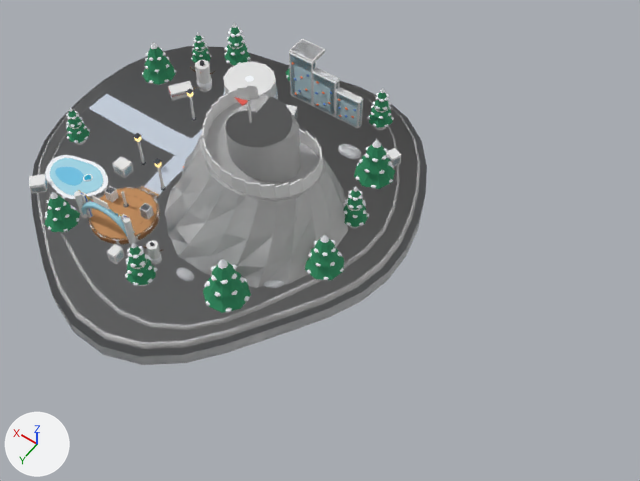
Renders of the glTF model packages/arquipelago/src/assets/ilhas/pico.glb from each side of a commit.
Rendered twice from a 50 mm lens placed at (-31.0, 31.2, 48.2), pointed at (-10.4, 2.4, 3.0). Arrows for +X, +Y and +Z are at lower left; the lights stay in place. The older version comes first.

Names of what the first picture shows: 'cenario', 'col-cil-iglu-1', 'col-parede-gelo-3', 'col-terreno', 'col-treno-1' and 45 more.
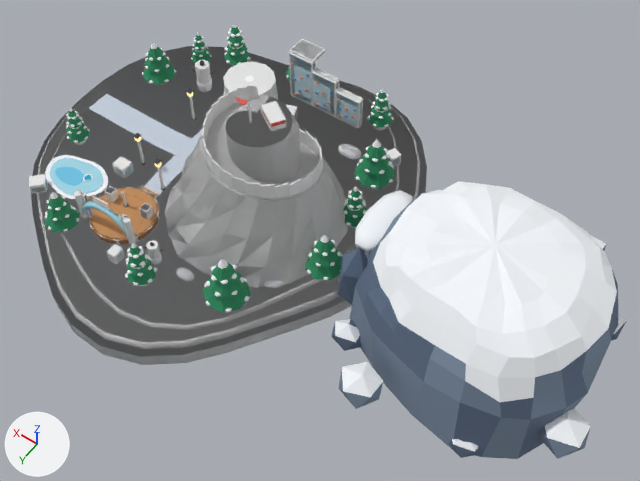
The change, as a list of edits to the scene's bpy script:
```text
Change ob_col_treno_1:
    ob_col_treno_1.location: (7.57, -4.34, 1.35) -> (-5.57, 0.54, 9.87)
    ob_col_treno_1.rotation_euler: (0.0, 0.0, -0.611) -> (0.0, 0.0, 1.013)  # degrees (0, 0, -35) -> degrees (0, 0, 58)
Add ob_treno_001:
    ob_treno_001 = bpy.data.objects.new('treno.001', me_treno)  # 372 vertices, 668 faces; spans x -6.56..-3.89, y -0.29..1.41, z 9.57..10.2; in mat_patimtreno (dark grey #494e56), mat_trenomadeira (orange #c18b59), mat_trenovermelho (red #e1574e), mat_corda (beige #d9b67b)
    ob_treno_001.location = (0.0, 0.0, 0.0)
Add ob_col_caverna_rampa_2:
    ob_col_caverna_rampa_2 = bpy.data.objects.new('col-caverna-rampa-2', me_col_unidade_caixa)
    ob_col_caverna_rampa_2.location = (-12.9, 0.5, 0.88)
    ob_col_caverna_rampa_2.scale = (2.7, 2.8, 0.3)
Add ob_col_caverna_boca_2:
    ob_col_caverna_boca_2 = bpy.data.objects.new('col-caverna-boca-2', me_col_unidade_caixa)
    ob_col_caverna_boca_2.location = (-15.4, 2.35, 2.5)
    ob_col_caverna_boca_2.scale = (3.0, 1.1, 5.0)
Add ob_caverna:
    ob_caverna = bpy.data.objects.new('caverna', me_caverna)  # 3838 vertices, 6588 faces; spans x -30.5..-11.6, y -9.2..10.2, z -1.0..8.7; in mat_rochacaverna (greyish blue #7e8fa5), mat_neve (white #f4f7fb), mat_rochacavernaescura (blue #62738b), mat_geloclaro (pale blue #d7f4ff), mat_pedralaje (greyish blue #9babbc), mat_nevetrilha (pale blue #c4cedc), mat_nevesombra (white #e9eef5), mat_gelofundo (cyan #6fc4e7), mat_gelo (cyan #abe5f7), mat_cristalluz (cyan #a1e9ff, glowing cyan #80d9ff), mat_cristal (blue #abd9ff, glowing blue #547289), mat_poste (brown #7d5733), mat_madeiraplaca (brown #a97649)
    ob_caverna.location = (0.0, 0.0, 0.0)
```

Boxes [x1, y1, x2, y2] around the edits, measured in the pictures (640 x 481 px):
'caverna', added
    after: [331, 181, 626, 459]
'col-treno-1', moved, turned
    before: [168, 81, 194, 101]
    after: [261, 101, 286, 131]
'treno.001', added
    after: [261, 101, 286, 127]
'col-caverna-rampa-2', added (mostly hidden)
    after: [346, 243, 357, 253]
'col-caverna-boca-2', added (mostly hidden)
    after: [365, 252, 369, 258]
